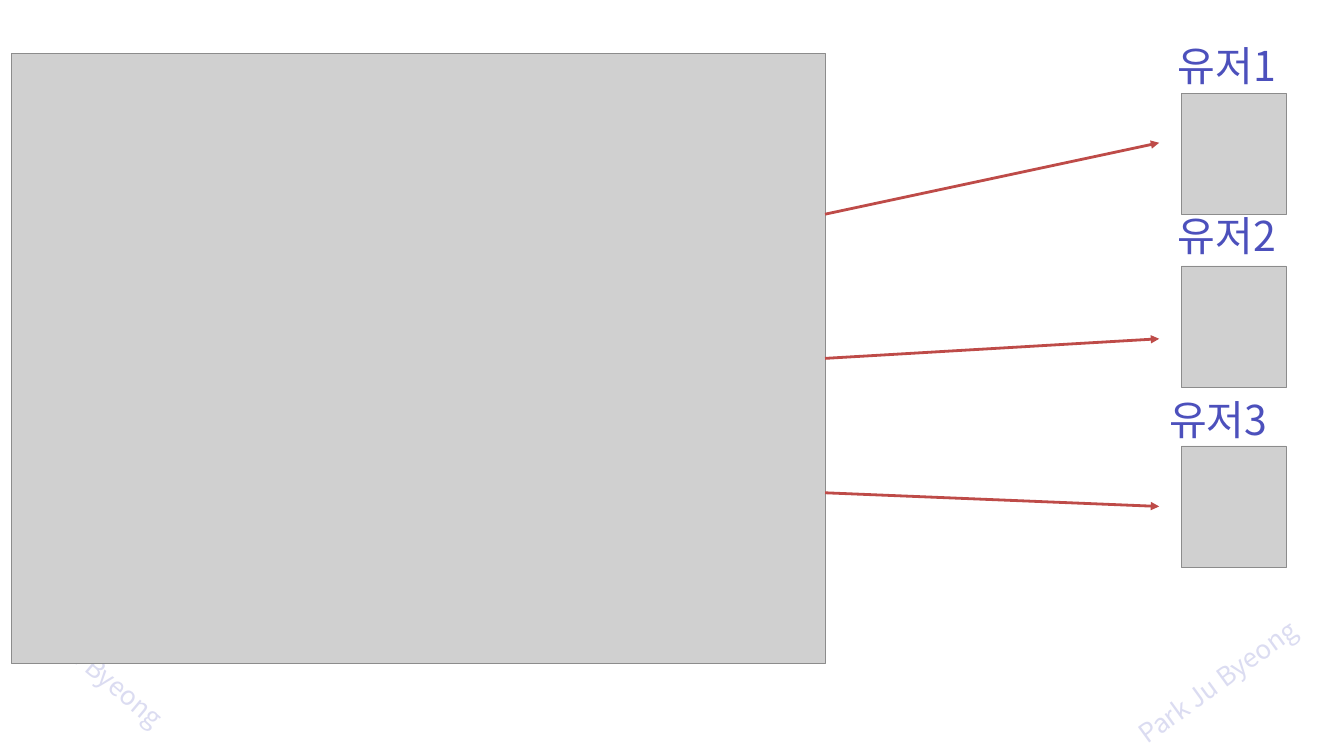
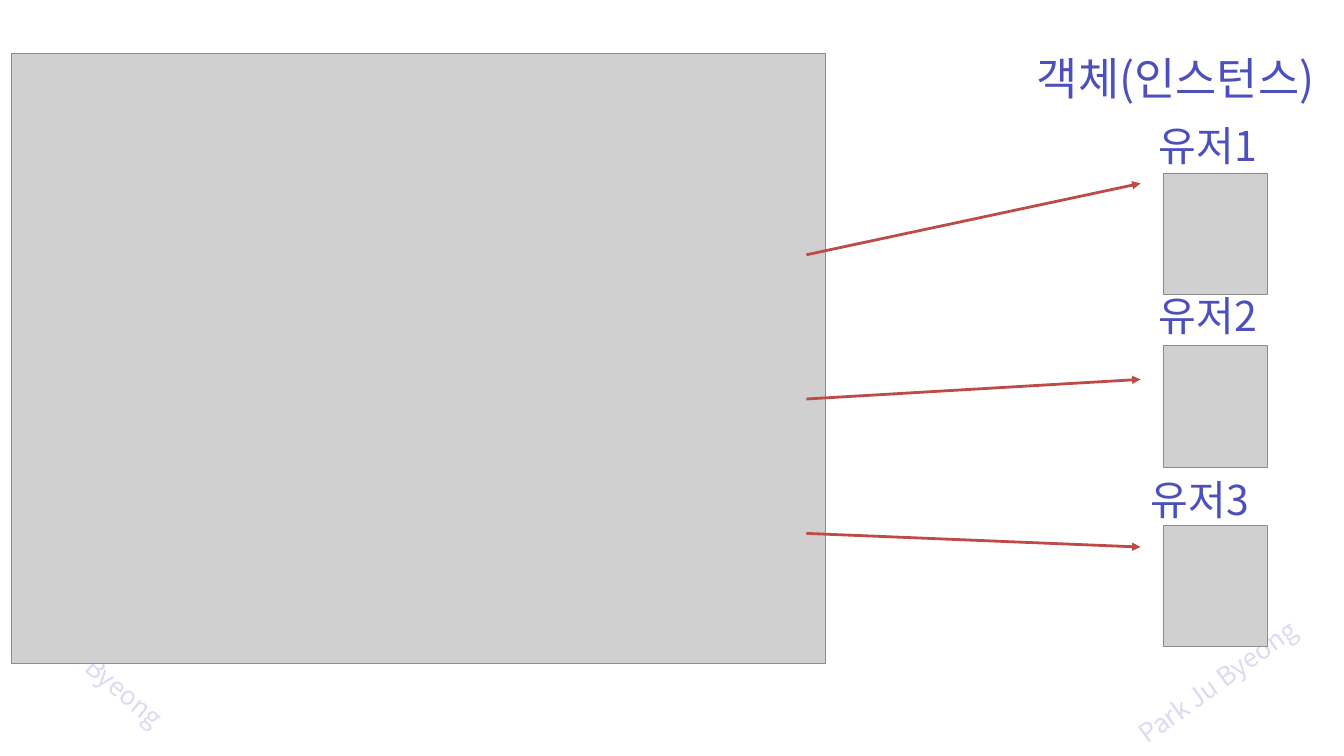
Before and after one commit to zest132/JavaLecture, a slide deck: slide 11 of JavaLecture/LectureFile/java 6강 객체지향.pptx. Drawn at 1344x756 pixels with LibreOffice and Linux fonts; fonts in the diff are those of the drawing; grey boxes stand for pictures. Boxes give left, top, right and bottom in pixels: in the first picture for what was removed or moved away, otherwise in the second. Text is boxed around its words. In the diff, an @@ line names an element or a change of style, - is before the commit and + after.

```diff
--- a/JavaLecture/LectureFile/java 6강 객체지향.pptx
+++ b/JavaLecture/LectureFile/java 6강 객체지향.pptx
@@ text added at (1037, 58, 1315, 104), 48 pt, text #4C50BC @@
+객체(인스턴스)
@@ 3 arrows: place and size @@
-3 arrows at (825, 142, 1159, 507)
+3 arrows at (806, 183, 1140, 547)
@@ 3 pictures, 3 texts: place and size @@
-3 pictures, 3 texts at (1169, 47, 1286, 567)
+3 pictures, 3 texts at (1151, 127, 1267, 646)
```
Also in this commit, not shown: 18 other slides changed, 4 slides added, 2 slides removed, 5 other files.
